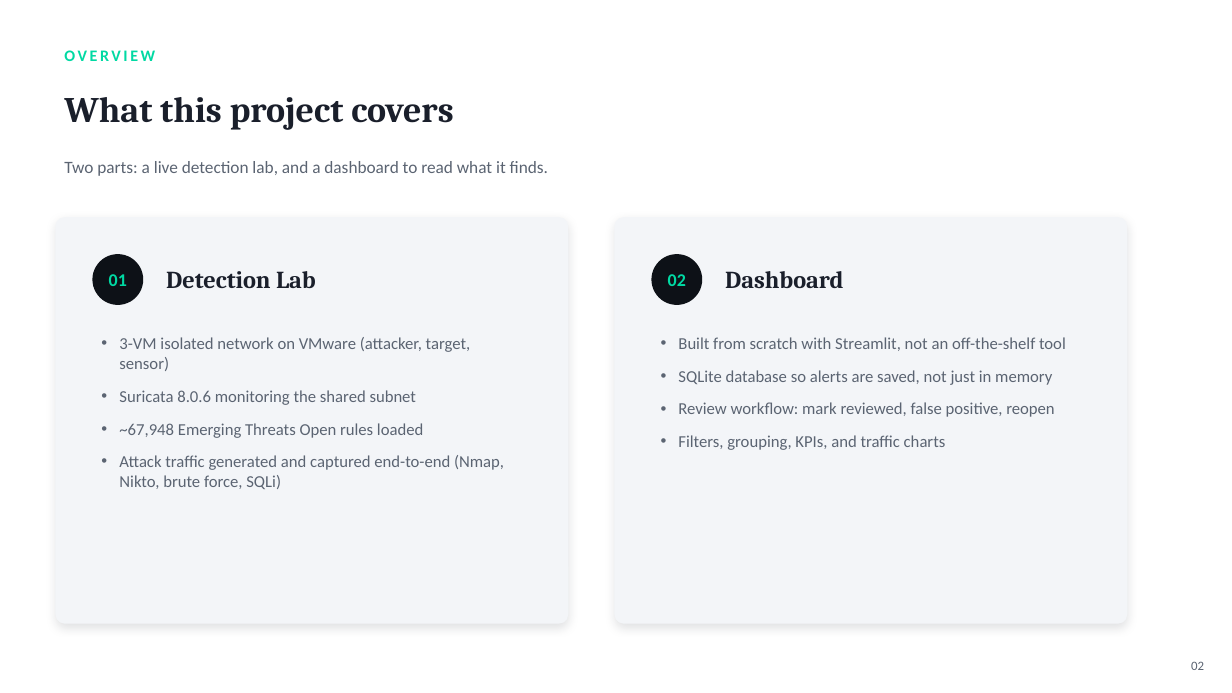
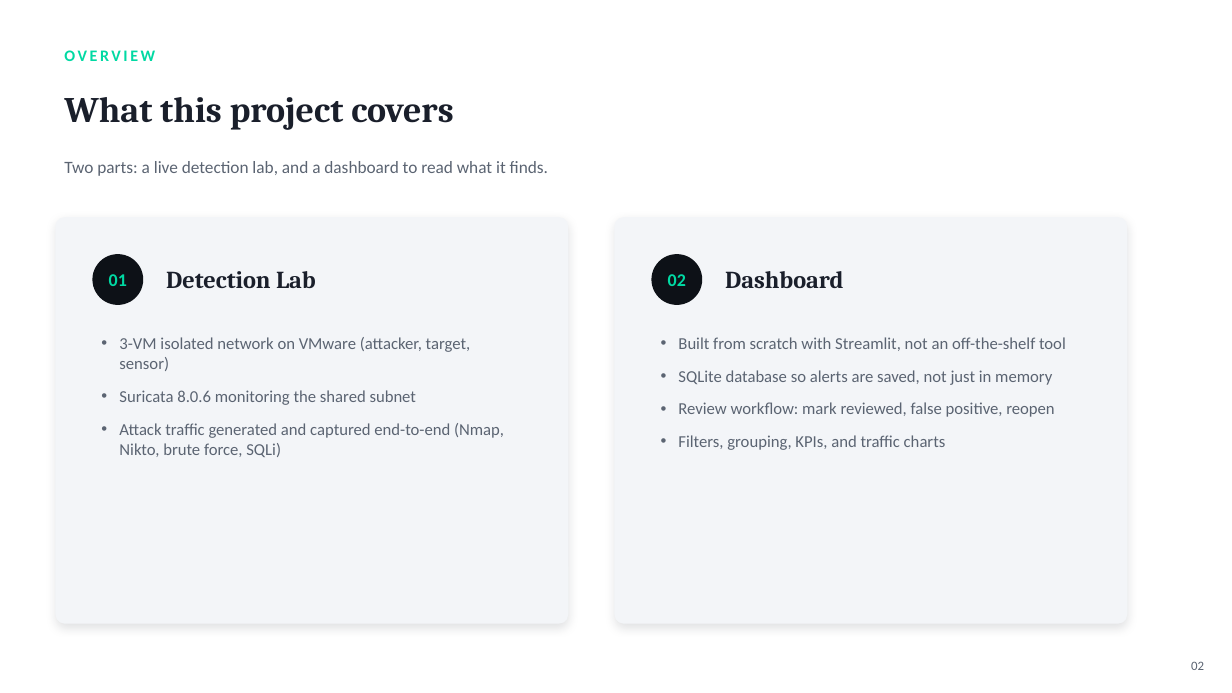
Before and after one commit to Sameeha135/suricata-ids-lab, a slide deck: slide 2 of 2026-08-24_to_2026-08-28_Documentation/Suricata_Project_Presentation.pptx. Drawn at 1232x693 pixels with LibreOffice and Linux fonts; fonts in the diff are those of the drawing. Boxes give left, top, right and bottom in pixels: in the first picture for what was removed or moved away, otherwise in the second. Text is boxed around its words. In the diff, an @@ line names an element or a change of style, - is before the commit and + after.

```diff
--- a/2026-08-24_to_2026-08-28_Documentation/Suricata_Project_Presentation.pptx
+++ b/2026-08-24_to_2026-08-28_Documentation/Suricata_Project_Presentation.pptx
@@ text at bbox=[119, 423, 423, 438]: paragraph removed @@
-• ~67,948 Emerging Threats Open rules loaded
```
Also in this commit, not shown: 2 other slides changed.
